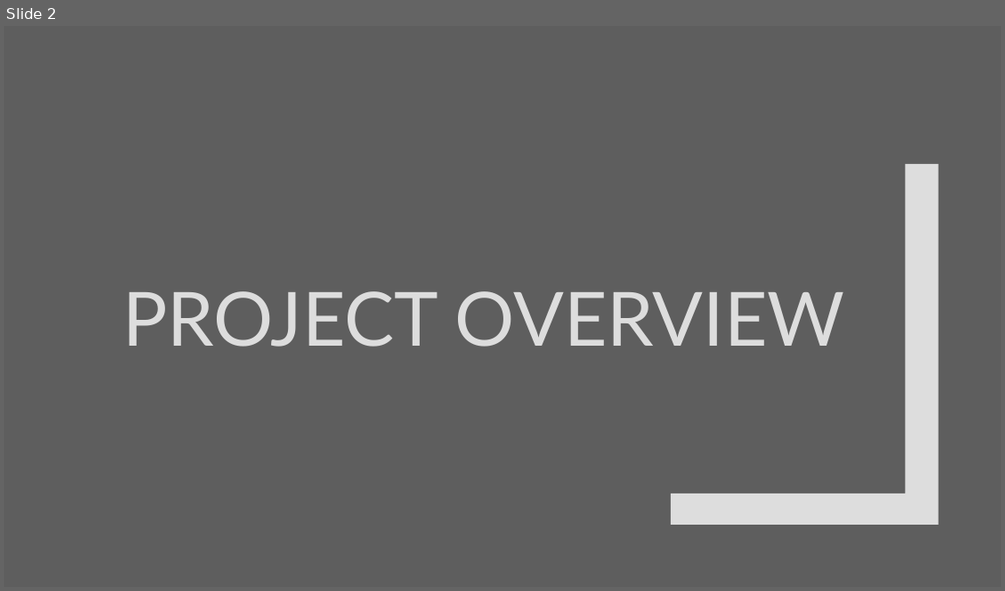
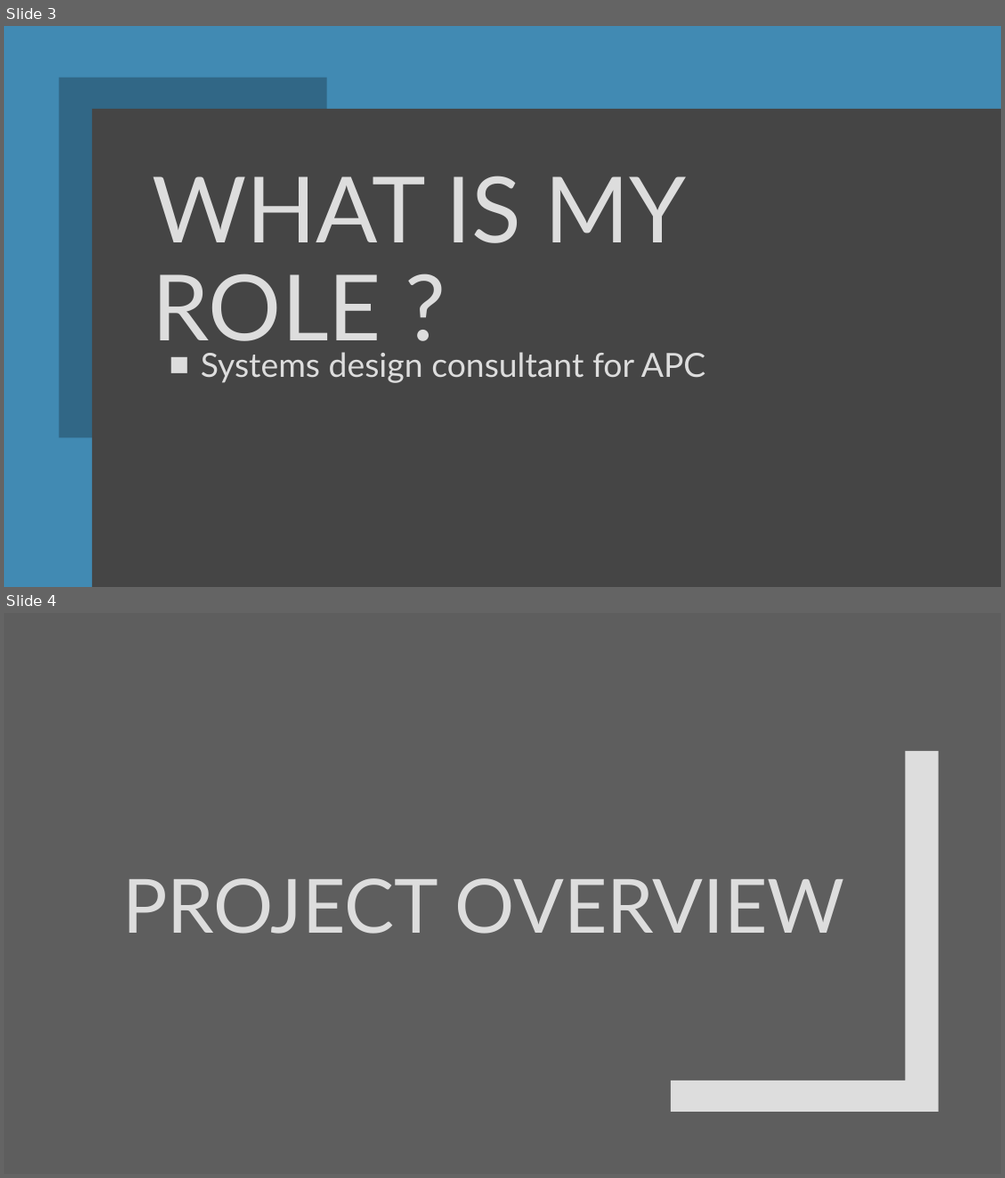
Before and after one commit to edunzer/YR4_TERM-3, a slide deck: Advanced Technical Writing/WEEK 10/Assignment #5 Oral Presentation.pptx. Shown one above the other, each under a label of ours: slide 2 before the commit, slides 3 and 4 after it. The pictures are 1005x591 and 1005x1178 pixels, drawn with LibreOffice and Linux fonts; fonts in the diff are those of the drawing. Boxes give left, top, right and bottom in pixels: in the first picture for what was removed or moved away, otherwise in the second. Text is boxed around its words. In the diff, an @@ line names an element or a change of style, - is before the commit and + after.

```diff
--- a/Advanced Technical Writing/WEEK 10/Assignment #5 Oral Presentation.pptx
+++ b/Advanced Technical Writing/WEEK 10/Assignment #5 Oral Presentation.pptx
@@ slide 3 added at <box>4,26,1001,587</box>, background #454545 @@
@@ rectangle added at <box>4,26,1001,587</box>, fill #418AB3 @@
@@ rectangle added at <box>43,26,62,587</box>, fill #DDDDDD @@
@@ freeform shape added at <box>58,78,326,438</box>, fill #316886 @@
@@ rectangle added at <box>92,108,1001,587</box>, fill #454545 @@
@@ title added at <box>152,176,687,356</box>, 88 pt, text #DDDDDD @@
+WHAT IS MY ROLE ?
@@ text added at <box>201,352,706,383</box>, 32 pt, text #DDDDDD @@
+■ Systems design consultant for APC
@@ what was slide 2 is now slide 4 @@
```
Also in this commit, not shown: 7 other slides added, 5 slides removed.
